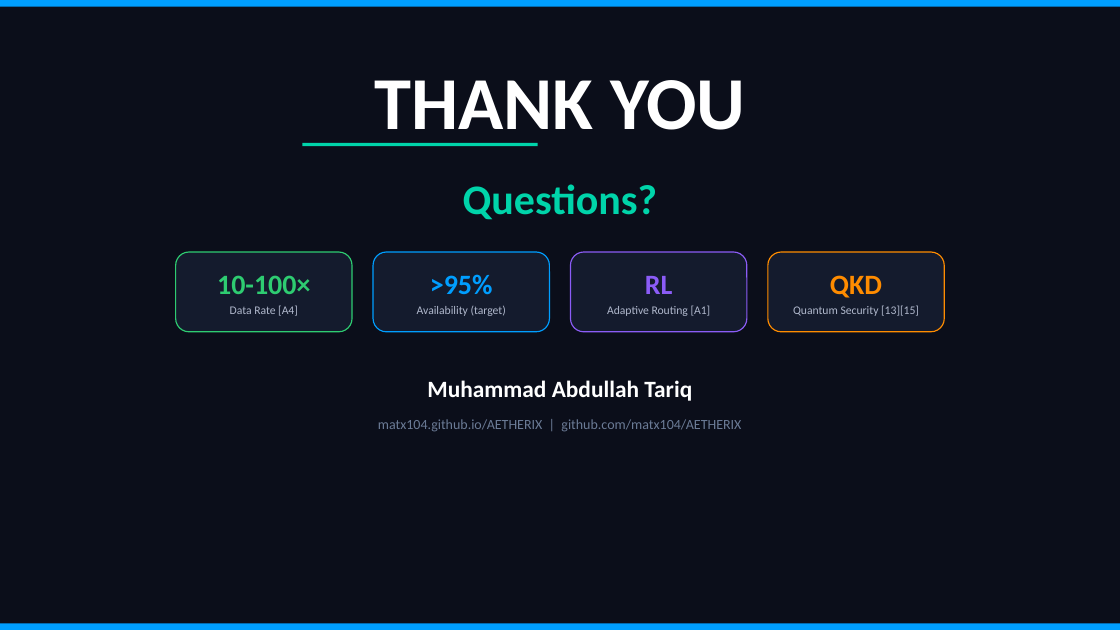
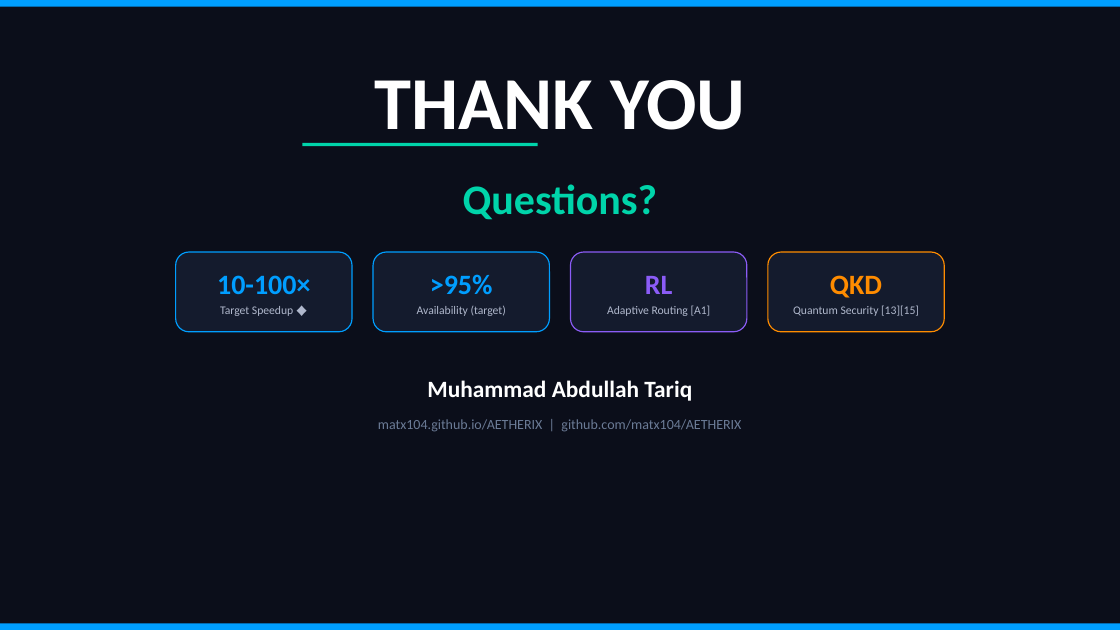
Before and after one commit to matx104/AETHERIX, a slide deck: slide 31 of docs/downloads/AETHERIX_Presentation_Compact.pptx. Drawn at 1120x630 pixels with LibreOffice and Linux fonts; fonts in the diff are those of the drawing. Boxes give left, top, right and bottom in pixels: in the first picture for what was removed or moved away, otherwise in the second. Text is boxed around its words. In the diff, an @@ line names an element or a change of style, - is before the commit and + after.

```diff
--- a/docs/downloads/AETHERIX_Presentation_Compact.pptx
+++ b/docs/downloads/AETHERIX_Presentation_Compact.pptx
@@ rounded rectangle "10-100×" at (176,252,352,332): outline #2ECC71 1 pt to #009EFF 1 pt @@
@@ text in rounded rectangle at (217,275,310,294): text colour #2ECC71 to #009EFF in "10-100×" @@
@@ text in rounded rectangle at (220,306,293,316): text changed @@
-Data Rate [A4]
+Target Speedup ♦
```
Also in this commit, not shown: 5 other slides changed, 12 other files.
